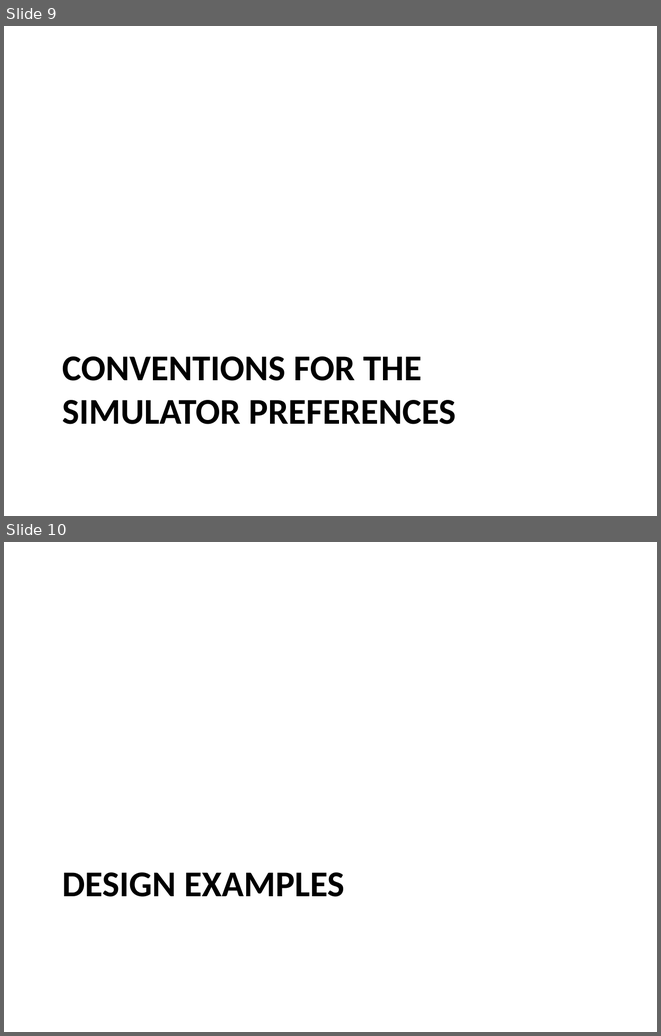
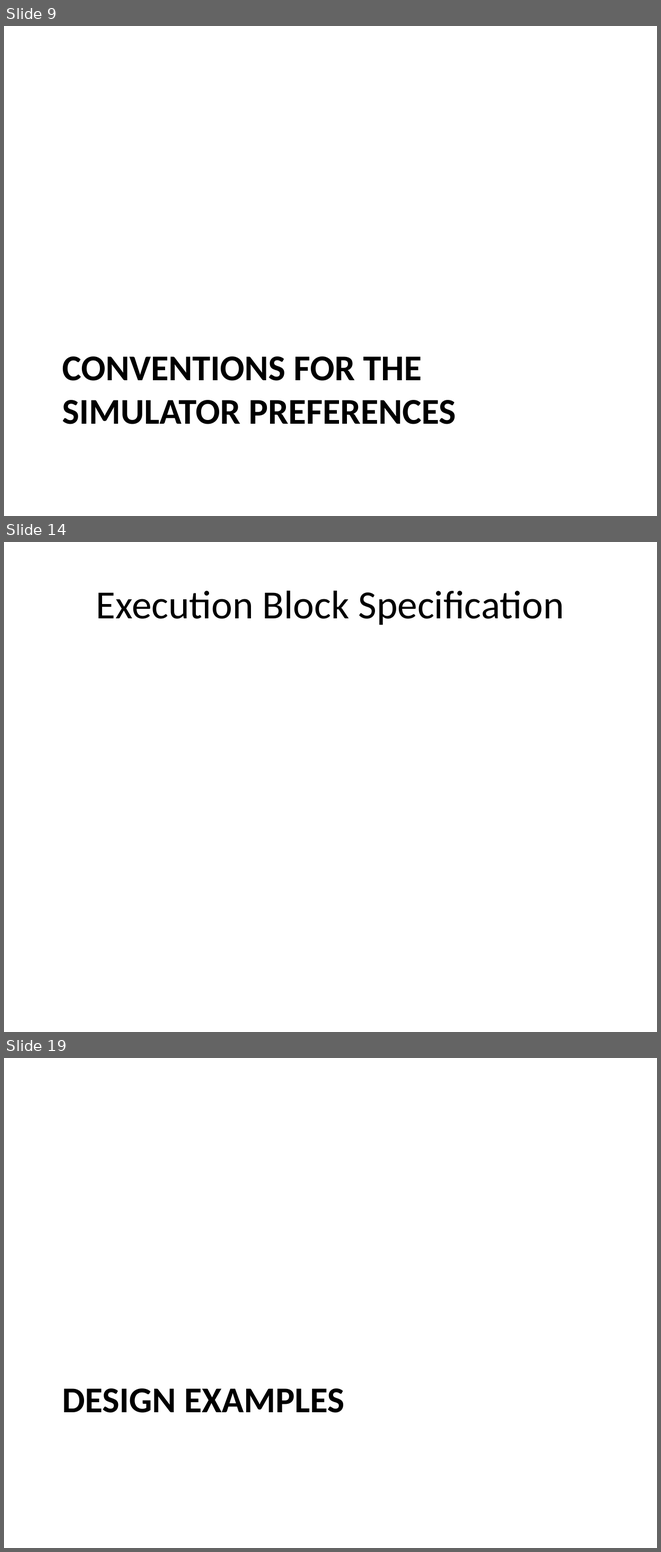
Before and after one commit to timurkelin/cosim, a slide deck: doc/cosim.pptx. Shown one above the other, each under a label of ours: slides 9 and 10 before the commit, slides 9, 14 and 19 after it; the slides between them are not shown. The pictures are 661x1036 and 661x1552 pixels, drawn with LibreOffice and Linux fonts; fonts in the diff are those of the drawing; background and template pictures are left out. Boxes give left, top, right and bottom in pixels: in the first picture for what was removed or moved away, otherwise in the second. Text is boxed around its words. In the diff, an @@ line names an element or a change of style, - is before the commit and + after.

```diff
--- a/doc/cosim.pptx
+++ b/doc/cosim.pptx
@@ slide 14 added at (4, 542, 657, 1032), background #FFFFFF @@
@@ title added at (96, 590, 564, 625), 44 pt, text #000000 @@
+Execution Block Specification
@@ what was slide 10 is now slide 19 @@
```
Also in this commit, not shown: 2 slides changed, 8 other slides added, 2 other files.
